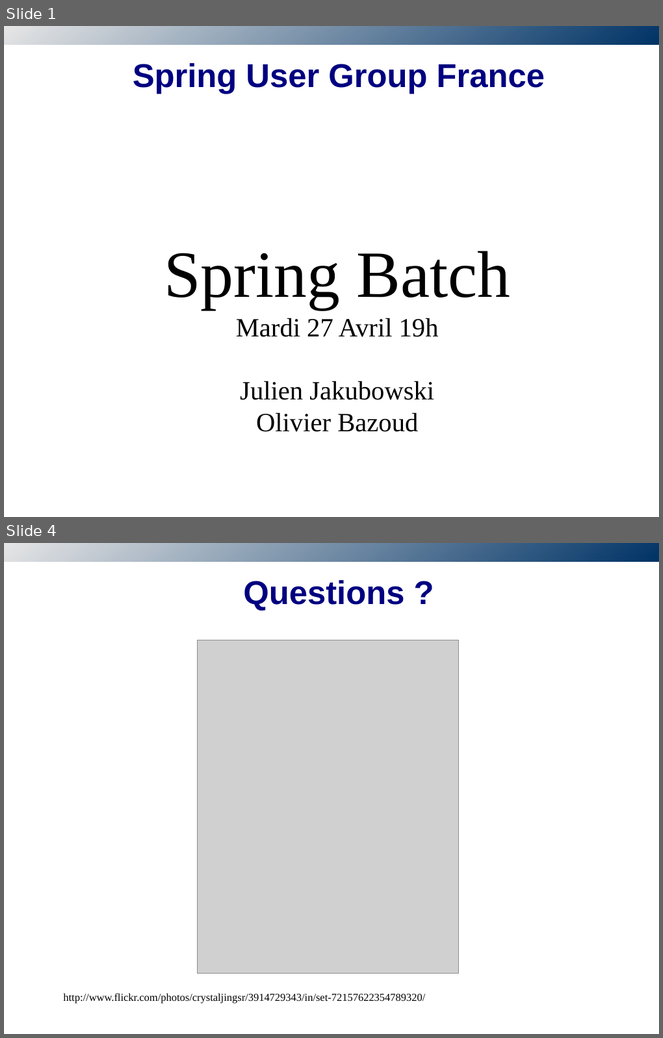
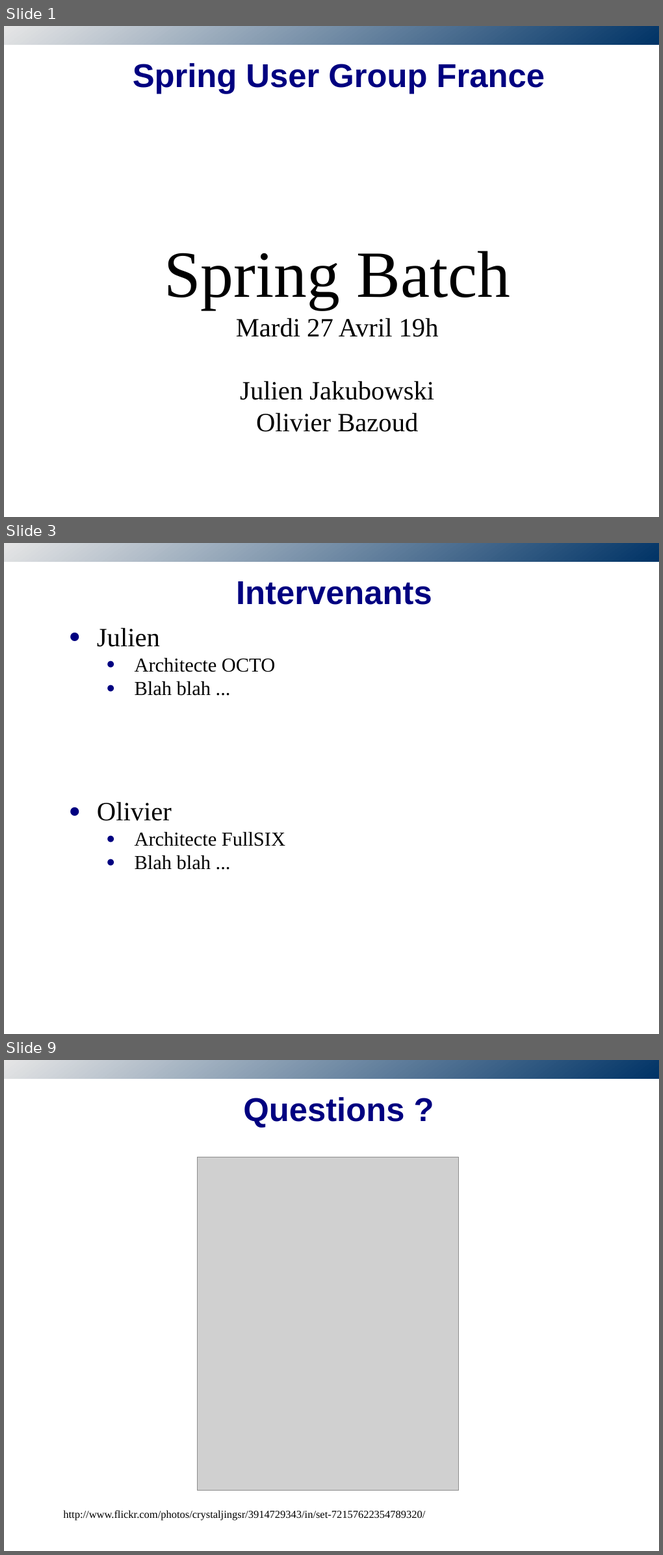
Before and after one commit to obazoud/spring-batch-sug, a slide deck: presentation/SUG-SpringBatch.odp. Shown one above the other, each under a label of ours: slides 1 and 4 before the commit, slides 1, 3 and 9 after it; the slides between them are not shown. The pictures are 663x1038 and 663x1555 pixels, drawn with LibreOffice and Linux fonts; fonts in the diff are those of the drawing; grey boxes stand for pictures; background and template pictures are left out. Boxes give left, top, right and bottom in pixels: in the first picture for what was removed or moved away, otherwise in the second. Text is boxed around its words. In the diff, an @@ line names an element or a change of style, - is before the commit and + after.

```diff
--- a/presentation/SUG-SpringBatch.odp
+++ b/presentation/SUG-SpringBatch.odp
@@ slide 3 added at [4,543,659,1034], background #FFFFFF; not listed: 1 template element that a slide beside it also shows @@
@@ title added at [236,581,432,605], 40 pt, text #000080, bold @@
+Intervenants
@@ text added at [97,627,285,870], 24 pt, text #000000 @@
+● Julien
+    ● Architecte OCTO
+    ● Blah blah ...
+● Olivier
+    ● Architecte FullSIX
+    ● Blah blah ...
@@ what was slide 4 is now slide 9 @@
```
Also in this commit, not shown: 1 slide changed, 5 other slides added, 1 slide removed.
